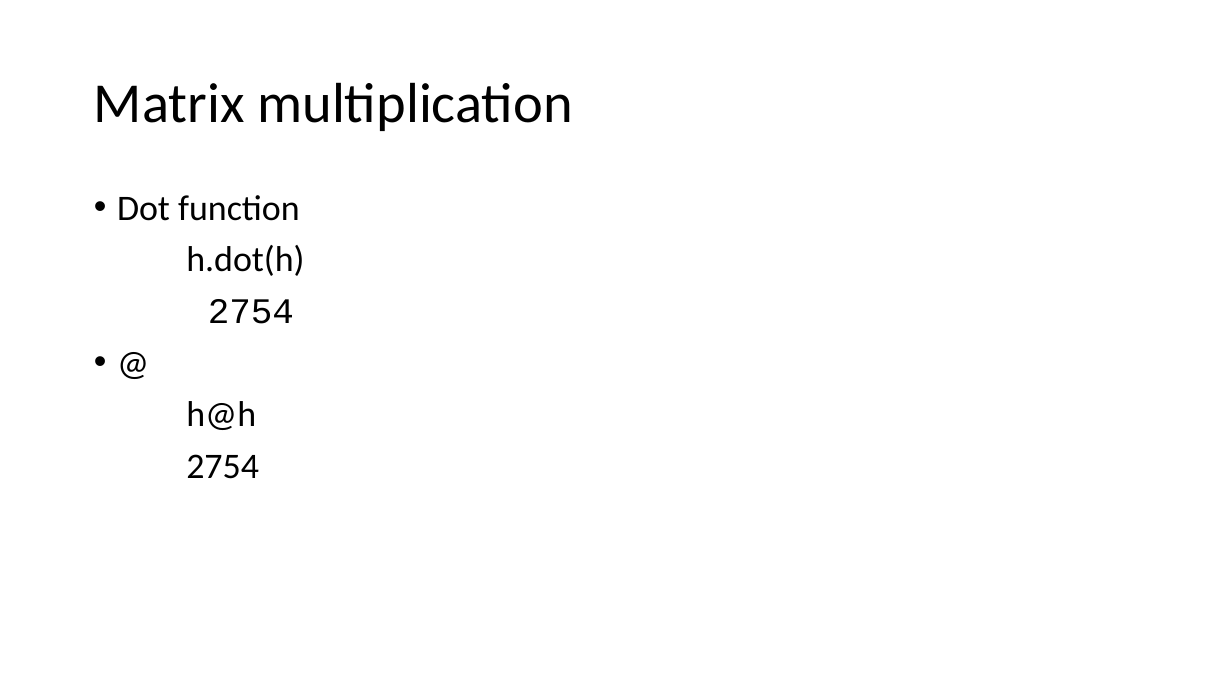
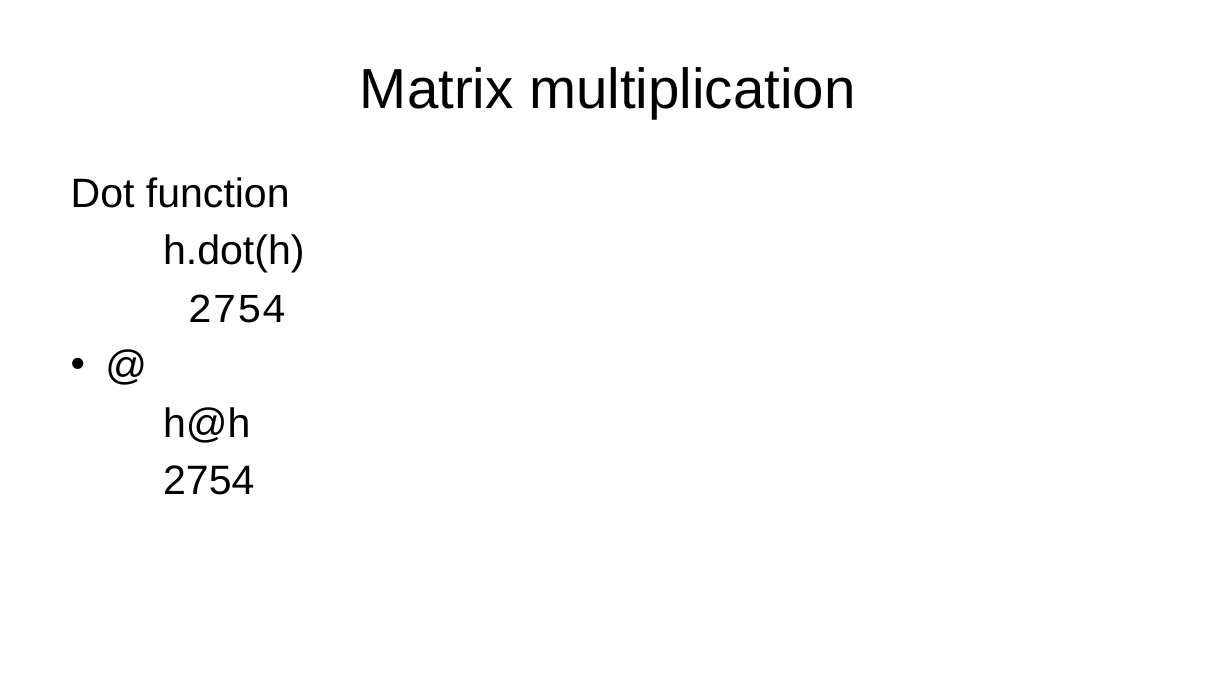
Before and after one commit to S-AMK/S-AMK, a slide deck: slide 13 of UNIT-4.pptx (slide 11 before the commit). Drawn at 1232x693 pixels with LibreOffice and Linux fonts; fonts in the diff are those of the drawing. Boxes give left, top, right and bottom in pixels: in the first picture for what was removed or moved away, otherwise in the second. Text is boxed around its words. In the diff, an @@ line names an element or a change of style, - is before the commit and + after.

```diff
--- a/UNIT-4.pptx
+++ b/UNIT-4.pptx
@@ title "Matrix multiplication": place and size @@
-title "Matrix multiplication" at bbox=[94, 82, 572, 131]
+title "Matrix multiplication" at bbox=[360, 67, 855, 118]
@@ title "Matrix multiplication" at bbox=[360, 67, 855, 118]: font Calibri to Arial; alignment left to centre; line spacing 0.9 to 1 @@
@@ text "Dot function": place and size @@
-text "Dot function" at bbox=[117, 195, 304, 479]
+text "Dot function" at bbox=[71, 177, 304, 495]
@@ text "Dot function" at bbox=[71, 177, 304, 495]: size 28 to 32 pt; font Calibri to Arial in "Dot function", "h.dot(h)", "@", "h@h" and 1 more places; bullet • to none; line spacing 0.9 to 1; less space between paragraphs; indent changed @@
```
Also in this commit, not shown: 48 other slides changed, 38 slides added, 42 slides removed.
